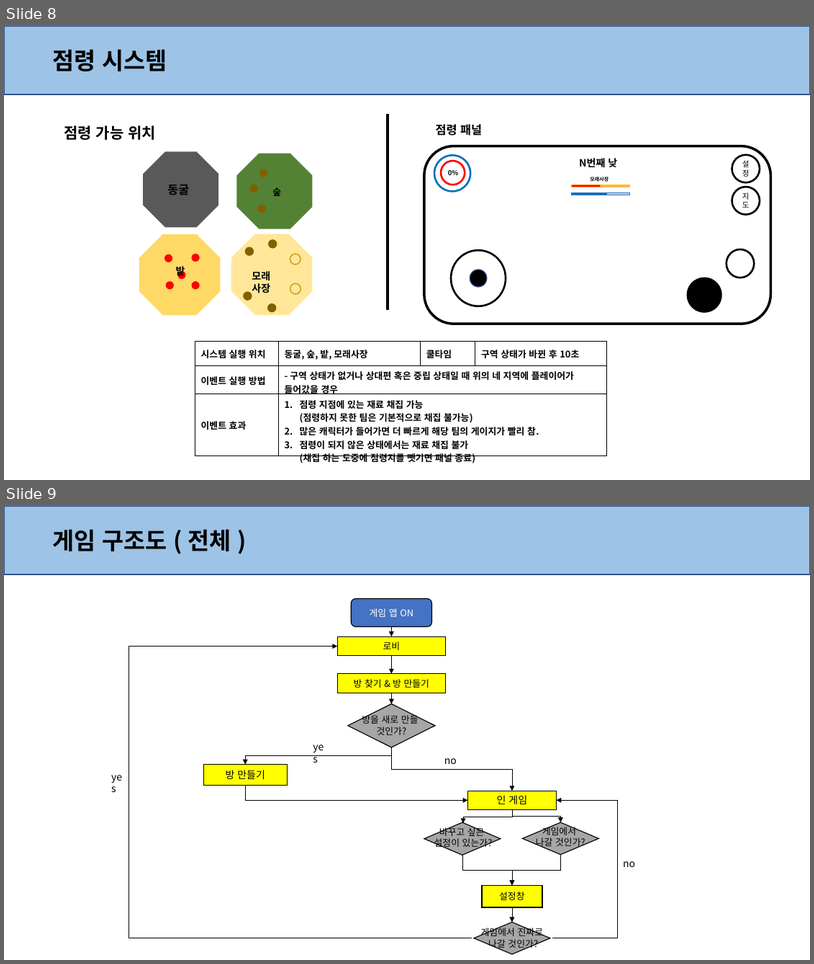
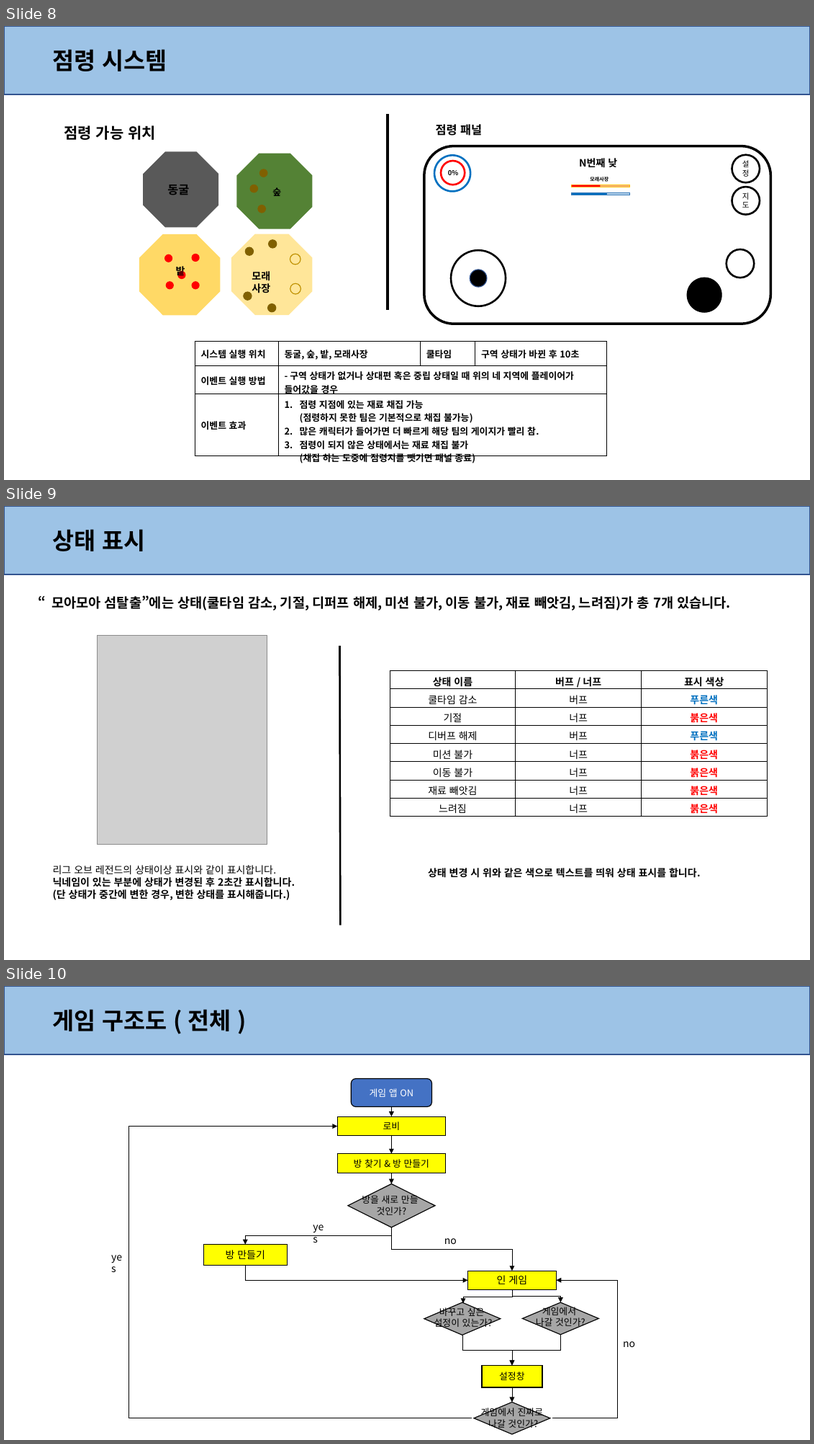
Before and after one commit to anglik0370/EscapeIsland, a slide deck: _Prototype/Document/System/System.pptx. Shown one above the other, each under a label of ours: slides 8 and 9 before the commit, slides 8, 9 and 10 after it. The pictures are 814x964 and 814x1444 pixels, drawn with LibreOffice and Linux fonts; fonts in the diff are those of the drawing; grey boxes stand for pictures. Boxes give left, top, right and bottom in pixels: in the first picture for what was removed or moved away, otherwise in the second. Text is boxed around its words. In the diff, an @@ line names an element or a change of style, - is before the commit and + after.

Commit message:
엠버 스킬 아이콘 변경 & 시스템 기획서 상태 표시 페이지 추가

```diff
--- a/_Prototype/Document/System/System.pptx
+++ b/_Prototype/Document/System/System.pptx
@@ slide 9 added at (4,506,810,960), background #FFFFFF; not listed: 1 template element that a slide beside it also shows @@
@@ rectangle added at (4,506,810,574), fill #9DC3E6, outline #325491 1 pt @@
@@ text added at (53,529,146,551), 28 pt, text #000000, bold @@
+상태 표시
@@ text added at (52,595,731,610), 16 pt, text #000000, bold @@
+“모아모아 섬탈출”에는 상태(쿨타임 감소, 기절, 디퍼프 해제, 미션 불가, 이동 불가, 재료 빼앗김, 느려짐)가 총 7개 있습니다.
@@ picture added at (97,635,267,844) @@
@@ line added from (340, 646) to (340, 925), #000000 2.25 pt @@
@@ table added at (390,671,767,816), 8 rows, 3 columns @@
+상태 이름 | 버프 / 너프 | 표시 색상
+쿨타임 감소 | 버프 | 푸른색
+기절 | 너프 | 붉은색
+디버프 해제 | 버프 | 푸른색
+미션 불가 | 너프 | 붉은색
+이동 불가 | 너프 | 붉은색
+재료 빼앗김 | 너프 | 붉은색
+느려짐 | 너프 | 붉은색
@@ text added at (53,865,295,900), 12 pt, text #000000, bold @@
+리그 오브 레전드의 상태이상 표시와 같이 표시합니다.
+닉네임이 있는 부분에 상태가 변경된 후 2초간 표시합니다.
+(단 상태가 중간에 변한 경우, 변한 상태를 표시해줍니다.)
@@ text added at (428,867,701,878), 12 pt, text #000000, bold @@
+상태 변경 시 위와 같은 색으로 텍스트를 띄워 상태 표시를 합니다.
@@ what was slide 9 is now slide 10 @@
```
Also in this commit, not shown: 1 other file.
